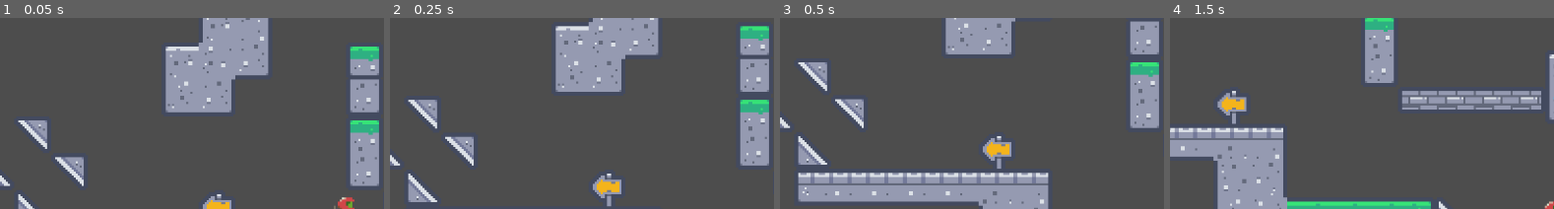
Above: before the commit, frames 1-4 (left to right).
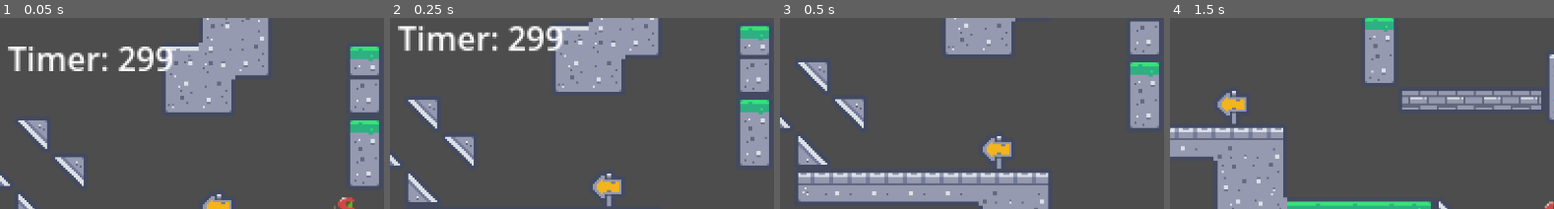
Above: after the commit, the same moments.

Repository: Kerwanc/TrantorIgniation
Game: Godot game, scene res://scenes/game.tscn
Two runs of this game, one before a commit and one after it. Both use one fixed random seed, a clock stepped at 60 frames per second and the inputs below.
Inputs:
- Up to frame 1 (0.05 s): no input
- Up to frame 2 (0.25 s): no input
- Up to frame 3 (0.5 s): no input
- Up to frame 4 (1.5 s): tap Enter (ui_accept) at 0.5, 0.77 s; hold Right (ui_right) from 0.53 s (still down)
The pictures show only the part of the screen within x 6-56%, y 1-50%; the shares and areas given below are measured in that part.

The runs differ from the first frame. In frame 1, 2.7% of the frame differs, in the area x 2-45%, y 14-28%; in frame 2, 2.8%, in the area x 2-45%, y 4-18%; in frame 3, nothing differs; in frame 4, nothing differs.

Commit message:
feat(timer): added a timer of 300 seconds and a label to show it

Diff:
--- a/scenes/game.tscn
+++ b/scenes/game.tscn
@@ -1,6 +1,7 @@
 [gd_scene format=3 uid="uid://bnxbvi8rf2gmg"]
 
 [ext_resource type="PackedScene" uid="uid://d1os6mj3sfvt" path="res://scenes/player.tscn" id="1_uwrxv"]
+[ext_resource type="Script" uid="uid://dhb7ucjivrakh" path="res://scripts/game_manager.gd" id="3_lbhrr"]
 [ext_resource type="Texture2D" uid="uid://cdyn2up5k6g1p" path="res://assets/tiles_packed.png" id="3_lnu2h"]
 
 [sub_resource type="TileSetAtlasSource" id="TileSetAtlasSource_yqjtg"]
@@ -628,3 +629,18 @@
 tile_set = SubResource("TileSet_iywne")
 format = 2
 layer_0/tile_data = PackedInt32Array(262143, 1310722, 6, 262142, 131074, 3, 262141, 65538, 3, 196606, 196610, 2, 196605 …(902 unchanged characters)…
+
+[node name="GameManager" type="Node" parent="." unique_id=1231170628]
+script = ExtResource("3_lbhrr")
+
+[node name="Timer" type="Timer" parent="GameManager" unique_id=2115026314]
+process_callback = 0
+wait_time = 300.0
+
+[node name="TimerLabel" type="Label" parent="GameManager" unique_id=1099454858]
+offset_left = -148.0
+offset_top = -77.0
+offset_right = -94.0
+offset_bottom = -54.0
+theme_override_font_sizes/font_size = 16
+text = "Timer: "
--- /dev/null
+++ b/scripts/game_manager.gd
@@ -0,0 +1,11 @@
+extends Node
+
+@onready var timer_label: Label = $TimerLabel
+
+# Called when the node enters the scene tree for the first time.
+func _ready() -> void:
+	$Timer.start()
+
+# Called every frame. 'delta' is the elapsed time since the previous frame.
+func _process(delta: float) -> void:
+	timer_label.text = "Timer: " + str($Timer.time_left).pad_decimals(0)
Not shown, added: scripts/game_manager.gd.uid
